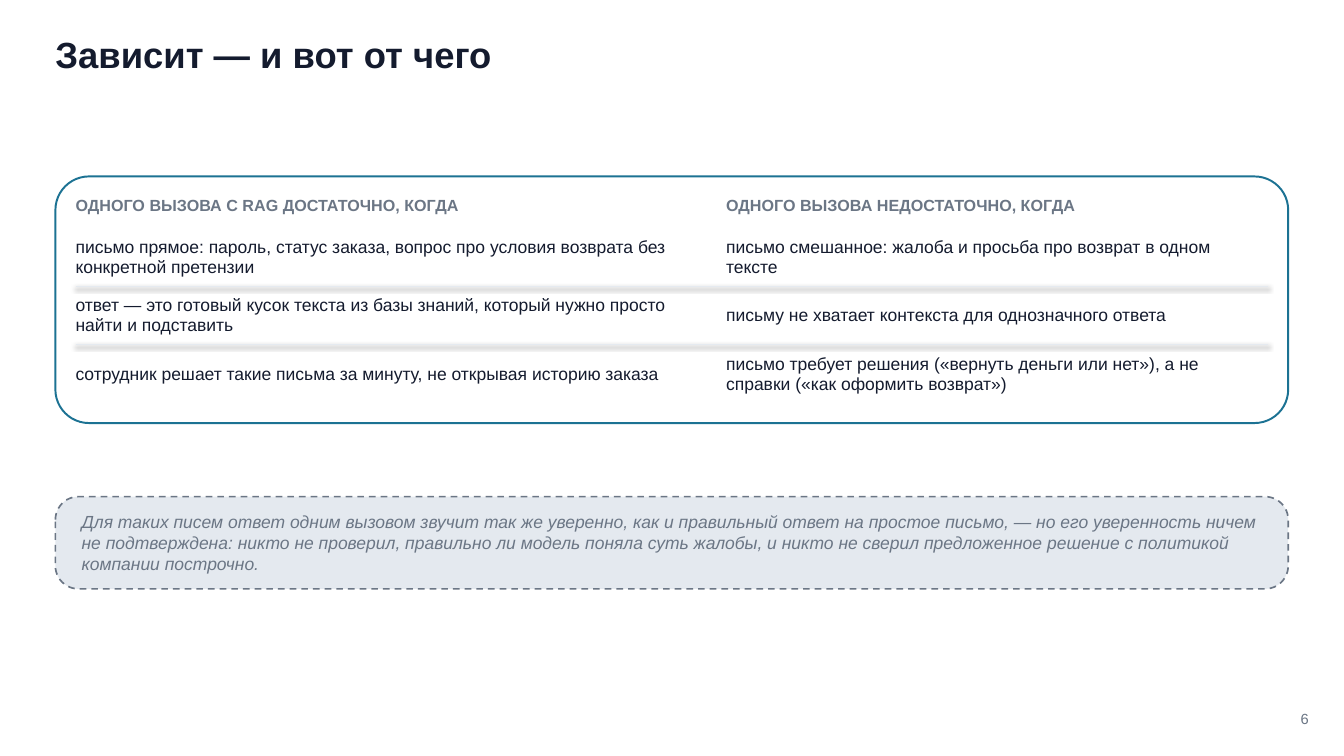
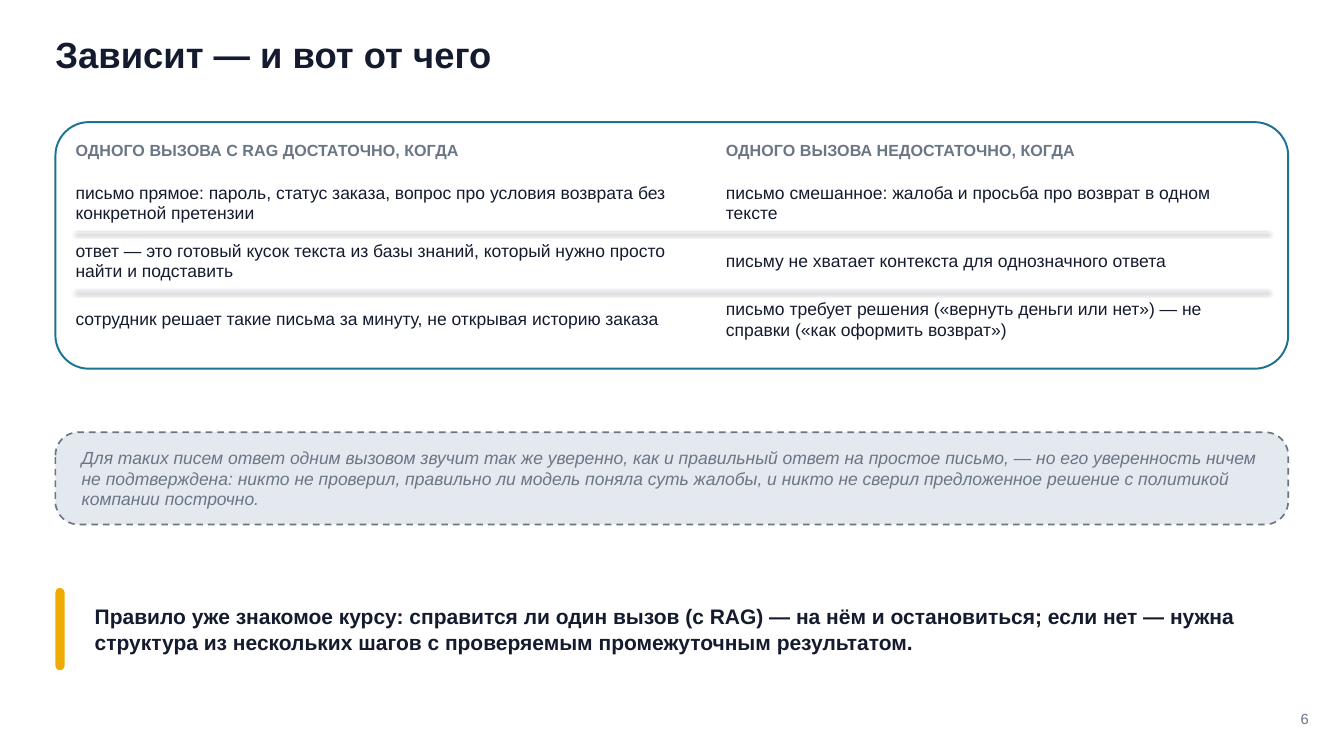
Before and after one commit to tellina-study/AI-usage-lessons, a slide deck: slide 6 of library/seminars/sem-07/rendered/sem-07.pptx. Drawn at 1344x756 pixels with LibreOffice and Linux fonts; fonts in the diff are those of the drawing. Boxes give left, top, right and bottom in pixels: in the first picture for what was removed or moved away, otherwise in the second. Text is boxed around its words. In the diff, an @@ line names an element or a change of style, - is before the commit and + after.

```diff
--- a/library/seminars/sem-07/rendered/sem-07.pptx
+++ b/library/seminars/sem-07/rendered/sem-07.pptx
@@ 7 texts, 1 rounded rectangle: place and size @@
-7 texts, 1 rounded rectangle at bbox=[55, 176, 1289, 423]
+7 texts, 1 rounded rectangle at bbox=[55, 122, 1289, 369]
@@ line moved from (76, 345) - (1268, 345) to (76, 232) - (1268, 232) @@
@@ line moved from (76, 286) - (1268, 286) to (76, 290) - (1268, 290) @@
@@ text at bbox=[726, 302, 1201, 340]: text changed @@
-письмо требует решения («вернуть деньги или нет»), а не справки («как оформить возврат»)
+письмо требует решения («вернуть деньги или нет») — не справки («как оформить возврат»)
@@ rounded rectangle: place and size @@
-rounded rectangle at bbox=[55, 497, 1289, 589]
+rounded rectangle at bbox=[55, 433, 1289, 524]
@@ text "Для таких писем ответ одним ...": place and size @@
-text "Для таких писем ответ одним ..." at bbox=[82, 515, 1256, 574]
+text "Для таких писем ответ одним ..." at bbox=[82, 451, 1256, 509]
@@ rounded rectangle added at bbox=[55, 588, 65, 670], fill #F0AB00 @@
@@ text added at bbox=[95, 608, 1234, 655], 15 pt, text #141B2E, bold @@
+Правило уже знакомое курсу: справится ли один вызов (с RAG) — на нём и остановиться; если нет — нужна структура из нескольких шагов с проверяемым промежуточным результатом.
```
Also in this commit, not shown: 11 other slides changed, 42 other files.
